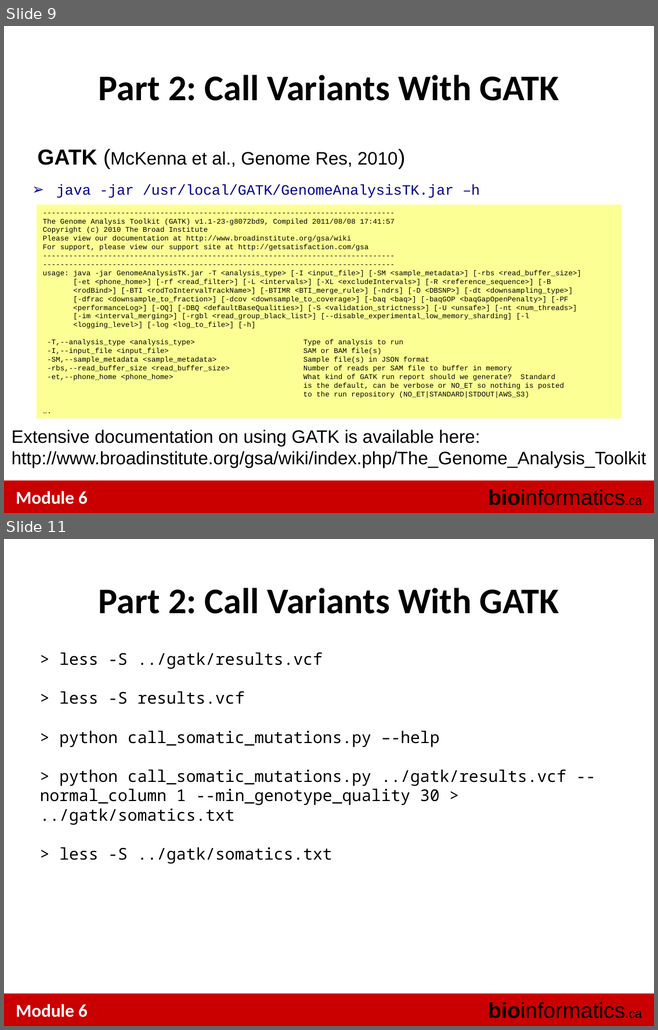
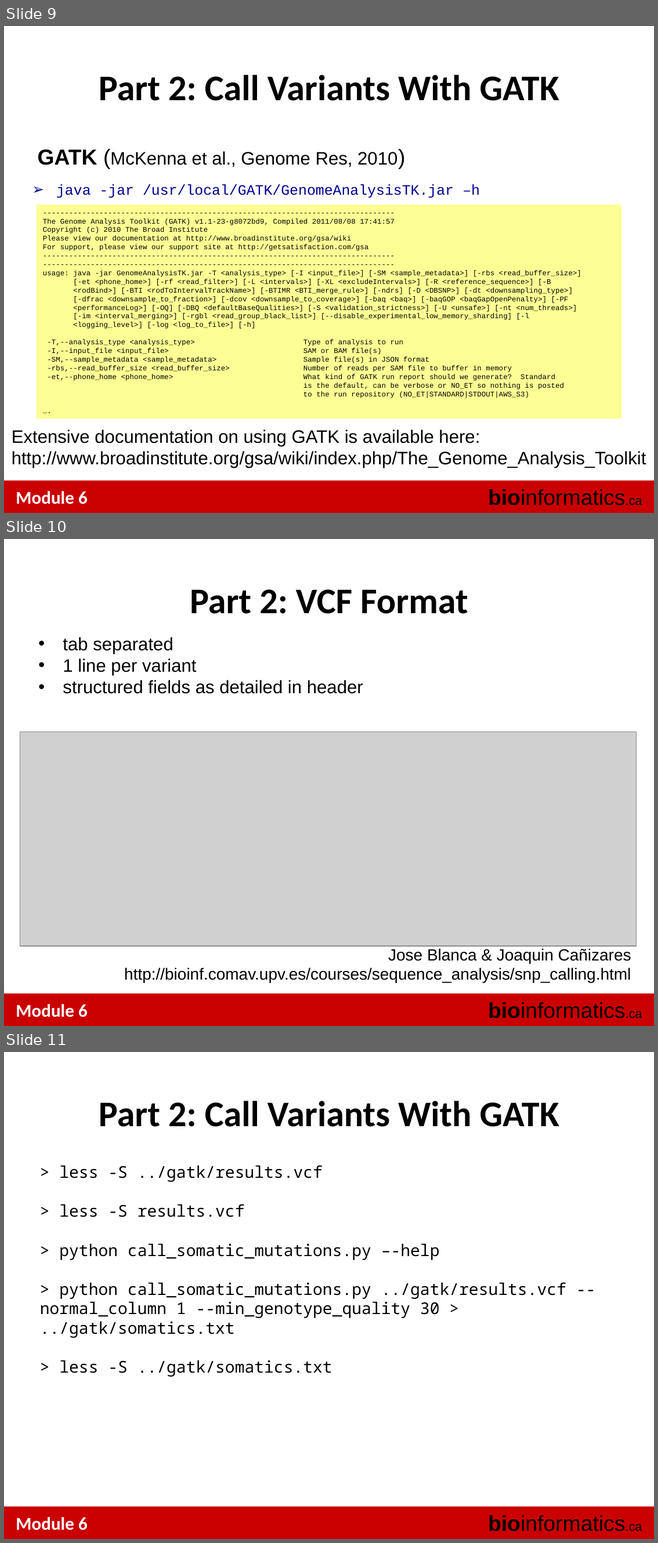
Before and after one commit to tinyheero/BICG-2016, a slide deck: snvs/content/BiCG_2012_Module6_Lab_shah.ppt. Shown one above the other, each under a label of ours: slides 9 and 11 before the commit, slides 9, 10 and 11 after it; the slides between them are not shown. The pictures are 658x1030 and 658x1543 pixels, drawn with LibreOffice and Linux fonts; fonts in the diff are those of the drawing; grey boxes stand for pictures. Boxes give left, top, right and bottom in pixels: in the first picture for what was removed or moved away, otherwise in the second. Text is boxed around its words. In the diff, an @@ line names an element or a change of style, - is before the commit and + after.

```diff
--- a/snvs/content/BiCG_2012_Module6_Lab_shah.ppt
+++ b/snvs/content/BiCG_2012_Module6_Lab_shah.ppt
@@ slide 10 added at box(4, 539, 654, 1026), background #FFFFFF; not listed: 3 template elements that a slide beside it also shows @@
@@ text added at box(190, 589, 467, 614), 40 pt, text #000000, bold @@
+Part 2: VCF Format
@@ text added at box(63, 637, 363, 694), 20 pt, text #000000 @@
+• tab separated
+• 1 line per variant
+• structured fields as detailed in header
@@ picture added at box(20, 732, 636, 946) @@
@@ text added at box(124, 948, 631, 983), 18 pt, text #000000 @@
+Jose Blanca & Joaquin Cañizares
+http://bioinf.comav.upv.es/courses/sequence_analysis/snp_calling.html
```
Also in this commit, not shown: 1 slide removed.
